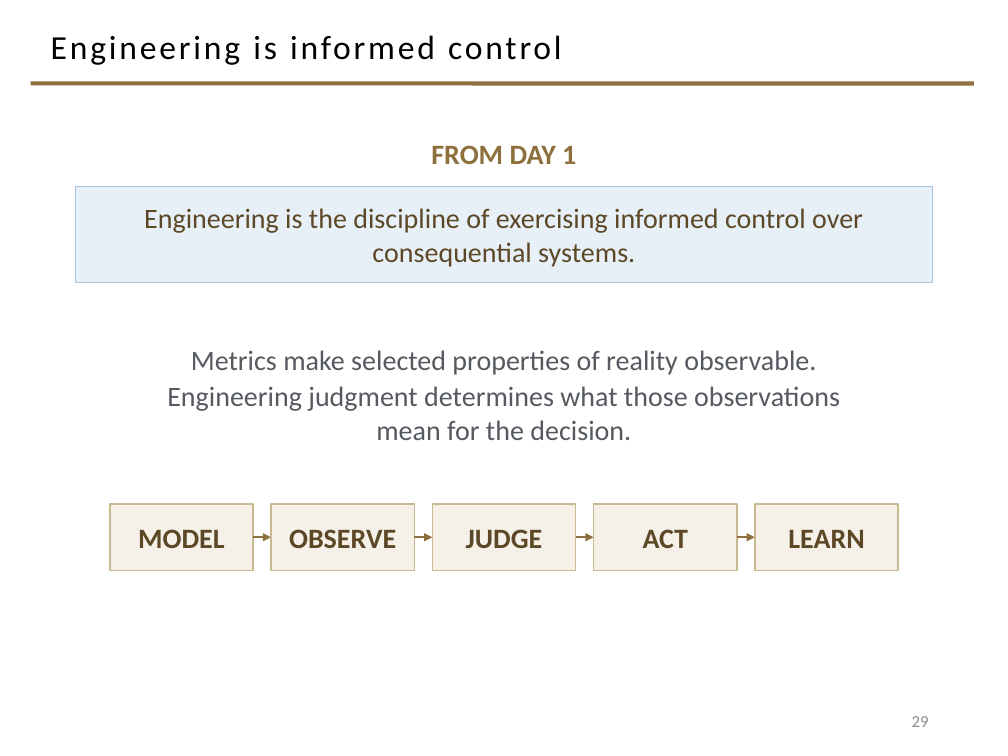
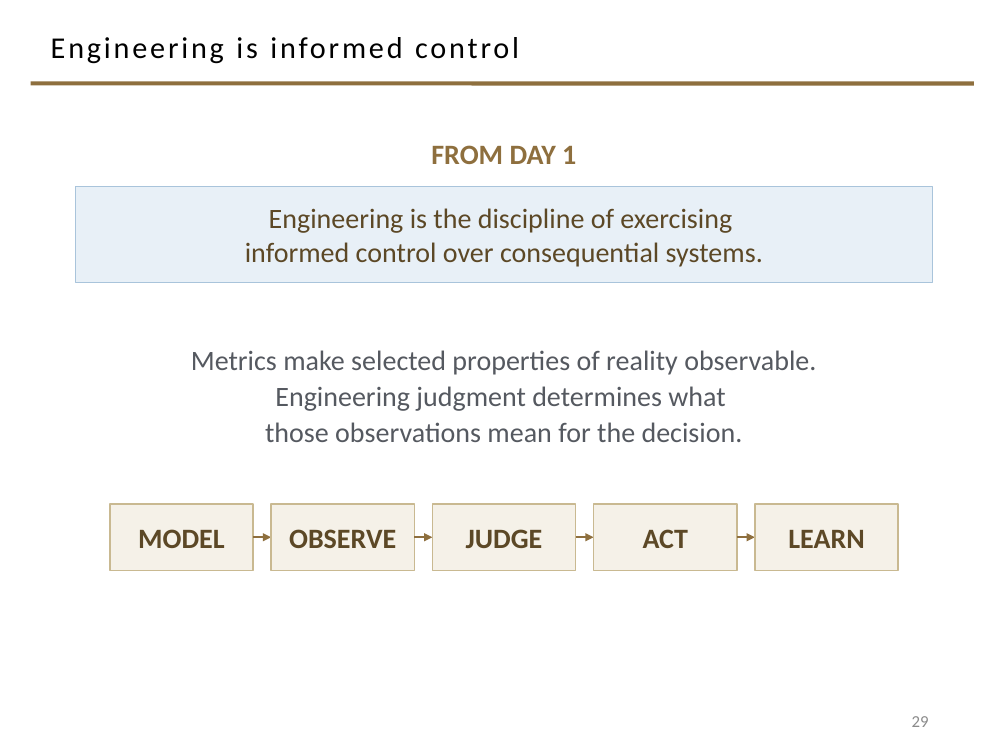
Before and after one commit to davisjam/model-based-agentic-software-engineering, a slide deck: slide 29 of course/lectures/act-1-foundations/09-engineering-decision-making-and-metrics/1-9-Engineering-Decision-Making-and-Metrics.pptx. Drawn at 1008x756 pixels with LibreOffice and Linux fonts; fonts in the diff are those of the drawing; background and template pictures are left out. Boxes give left, top, right and bottom in pixels: in the first picture for what was removed or moved away, otherwise in the second. Text is boxed around its words. In the diff, an @@ line names an element or a change of style, - is before the commit and + after.

```diff
--- a/course/lectures/act-1-foundations/09-engineering-decision-making-and-metrics/1-9-Engineering-Decision-Making-and-Metrics.pptx
+++ b/course/lectures/act-1-foundations/09-engineering-decision-making-and-metrics/1-9-Engineering-Decision-Making-and-Metrics.pptx
@@ title "Engineering is informed control" at (x1=51, y1=37, x2=519, y2=64): size 24 to 21.6 pt @@
@@ text in rectangle at (x1=245, y1=208, x2=763, y2=267): text changed @@
-Engineering is the discipline of exercising informed control over consequential systems.
+Engineering is the discipline of exercising
+informed control over consequential systems.
@@ text at (x1=265, y1=386, x2=743, y2=442): text changed @@
-Engineering judgment determines what those observations
-mean for the decision.
+Engineering judgment determines what
+those observations mean for the decision.
```
Also in this commit, not shown: 23 other slides changed.
